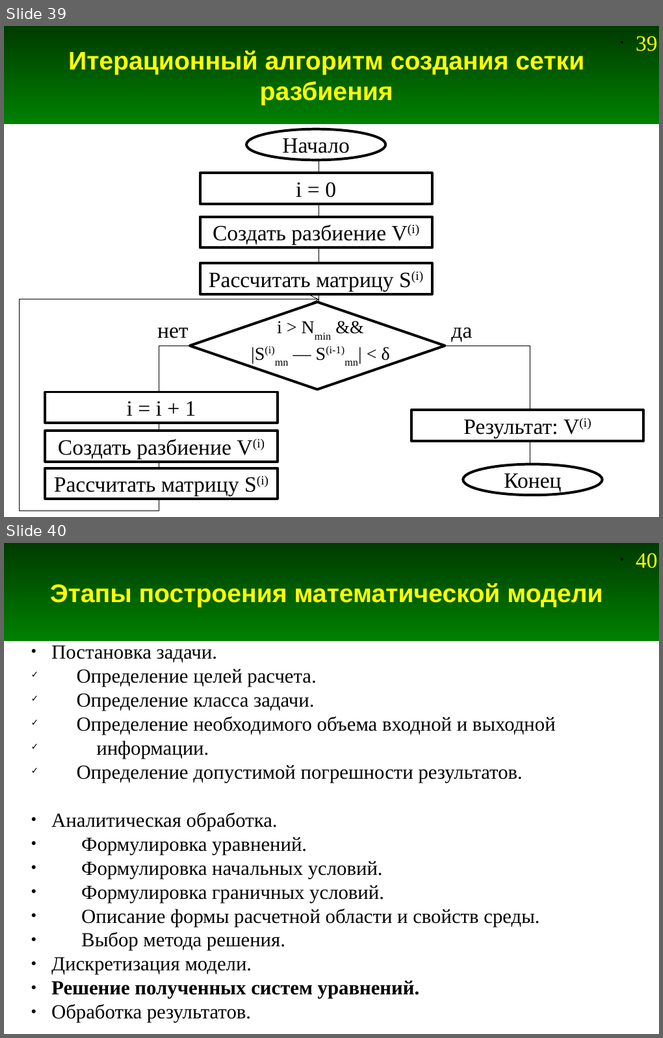
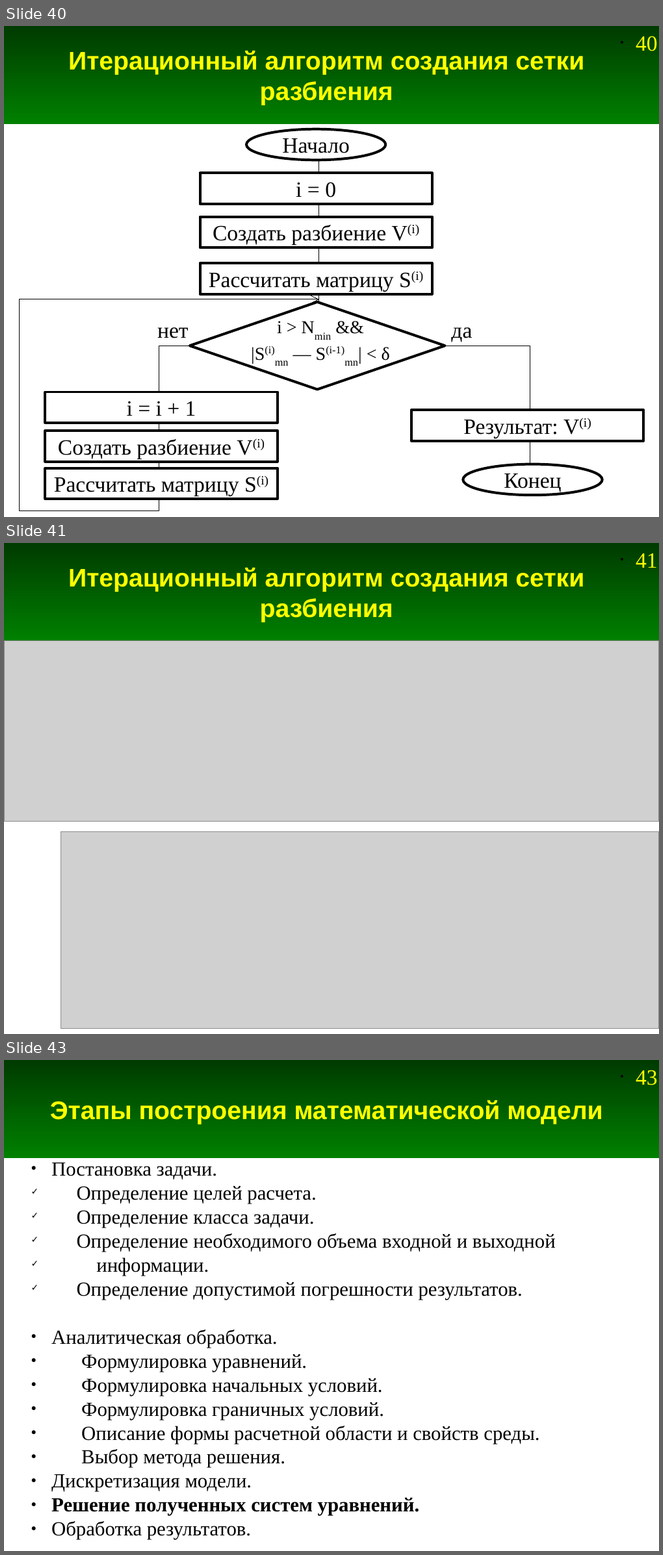
Before and after one commit to andris0147sv/modelling, a slide deck: presentations/1. Problem Statement.odp. Shown one above the other, each under a label of ours: slides 39 and 40 before the commit, slides 40, 41 and 43 after it; the slides between them are not shown. The pictures are 663x1038 and 663x1555 pixels, drawn with LibreOffice and Linux fonts; fonts in the diff are those of the drawing; grey boxes stand for pictures. Boxes give left, top, right and bottom in pixels: in the first picture for what was removed or moved away, otherwise in the second. Text is boxed around its words. In the diff, an @@ line names an element or a change of style, - is before the commit and + after.

```diff
--- a/presentations/1. Problem Statement.odp
+++ b/presentations/1. Problem Statement.odp
@@ slide 41 added at <box>4,543,659,1034</box>, background #FFFFFF; not listed: 2 template elements that a slide beside it also shows @@
@@ title added at <box>68,567,584,622</box>, 28 pt, text #FFFF00, bold @@
+Итерационный алгоритм создания сетки разбиения
@@ picture added at <box>4,641,659,822</box> @@
@@ picture added at <box>61,832,659,1029</box> @@
@@ what was slide 39 is now slide 40 @@
@@ page number at <box>636,36,658,51</box>: text changed @@
-• 39
+• 40
@@ what was slide 40 is now slide 43 @@
@@ page number at <box>636,1070,658,1085</box>: text changed @@
-• 40
+• 43
```
Also in this commit, not shown: 5 slides changed, 2 other slides added, 1 other file.
